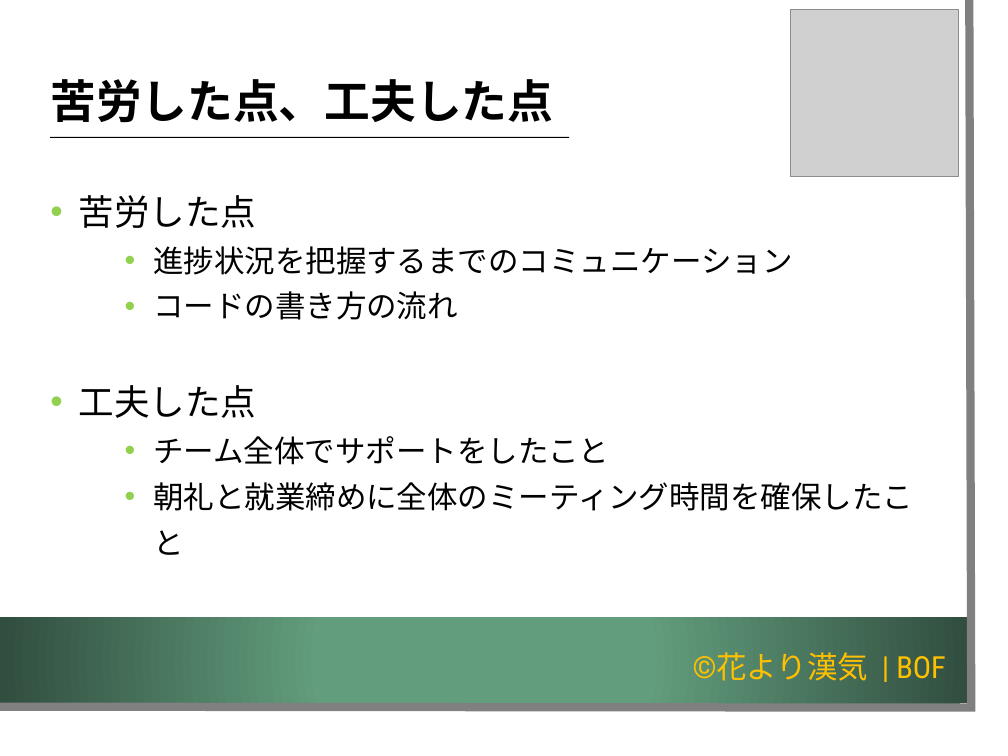
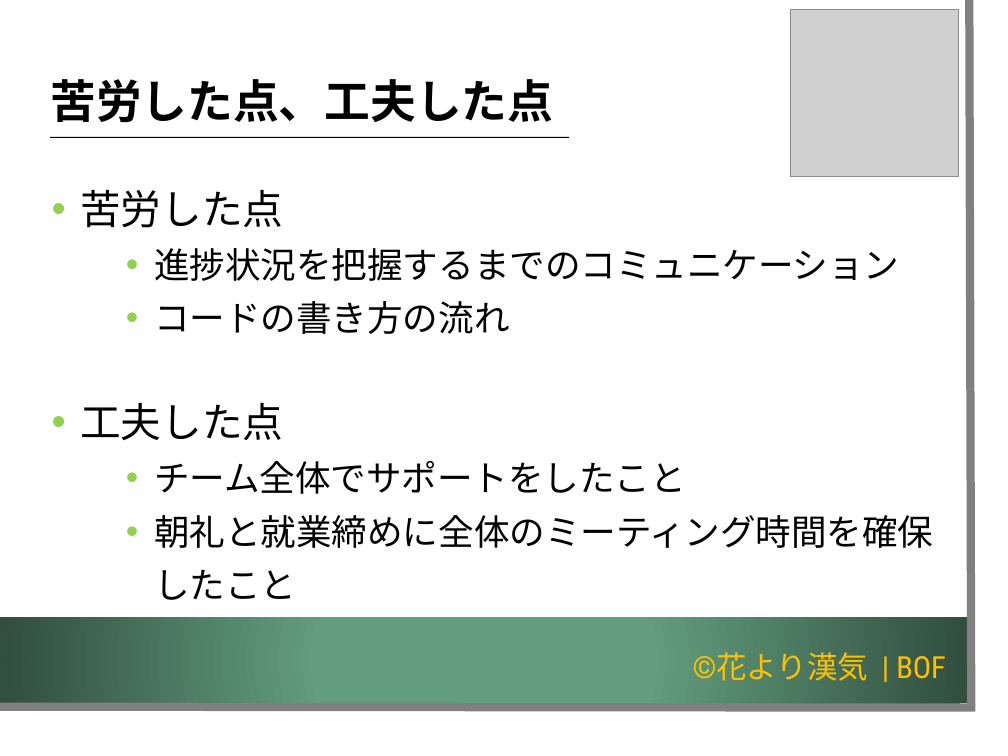
Before and after one commit to K-MIGTA/hanayoriRepo, a slide deck: slide 11 of 成果報告会_発表用スライド_チーム開発演習編集版_1.2.pptx. Drawn at 1008x756 pixels with LibreOffice and Linux fonts; fonts in the diff are those of the drawing; grey boxes stand for pictures; background and template pictures are left out. Boxes give left, top, right and bottom in pixels: in the first picture for what was removed or moved away, otherwise in the second. Text is boxed around its words. In the diff, an @@ line names an element or a change of style, - is before the commit and + after.

```diff
--- a/成果報告会_発表用スライド_チーム開発演習編集版_1.2.pptx
+++ b/成果報告会_発表用スライド_チーム開発演習編集版_1.2.pptx
@@ text "苦労した点" at box(80, 190, 933, 600): size 28 to 32 pt in "苦労した点", "工夫した点"; size 24 to 28 pt in "進捗状況を把握するまでのコミュニケーション", "コードの書き方の流れ", "チーム全体でサポートをしたこと", "朝礼と就業締めに全体のミーティング時間を確保したこと" @@
```
Also in this commit, not shown: 13 other slides changed.
